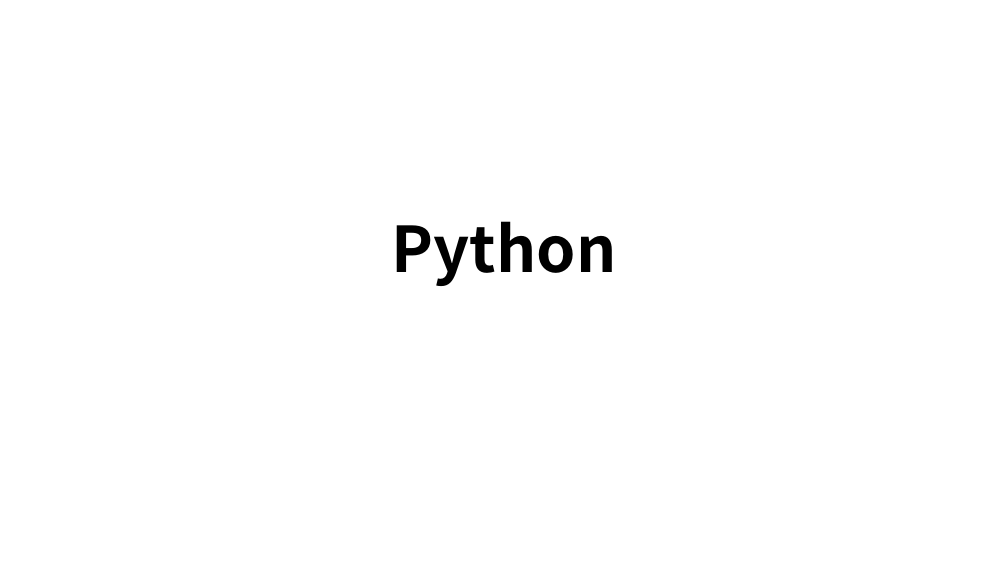
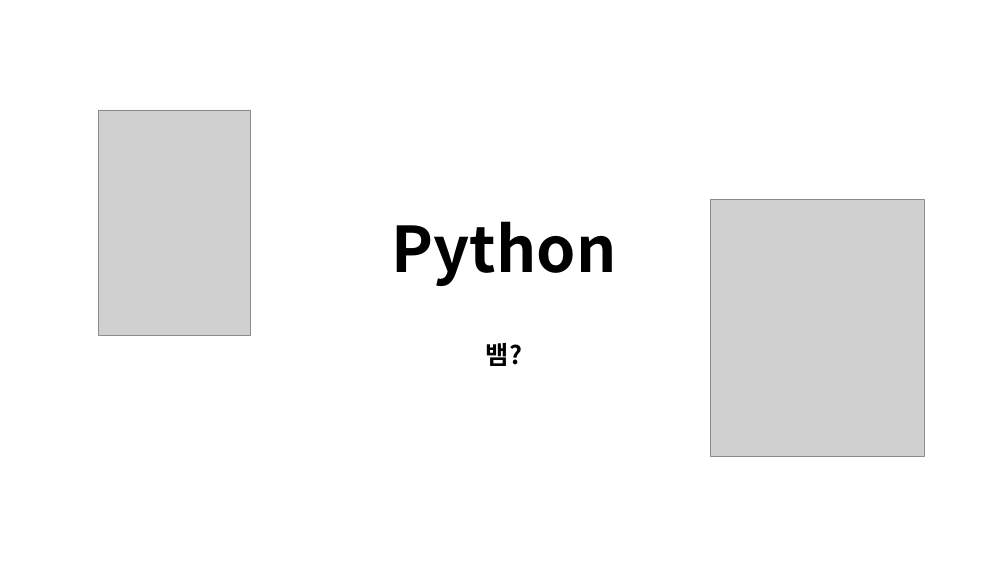
Before and after one commit to lolsaless/Python, a slide deck: slide 10 of 프롬프트 실습.pptx (slide 4 before the commit). Drawn at 1008x567 pixels with LibreOffice and Linux fonts; fonts in the diff are those of the drawing; grey boxes stand for pictures. Boxes give left, top, right and bottom in pixels: in the first picture for what was removed or moved away, otherwise in the second. Text is boxed around its words. In the diff, an @@ line names an element or a change of style, - is before the commit and + after.

```diff
--- a/프롬프트 실습.pptx
+++ b/프롬프트 실습.pptx
@@ picture added at (x1=98, y1=110, x2=251, y2=335) @@
@@ picture added at (x1=710, y1=200, x2=924, y2=457) @@
@@ subtitle added at (x1=486, y1=343, x2=522, y2=366), 24 pt, text #000000, bold @@
+뱀?
```
Also in this commit, not shown: 21 other slides changed, 19 slides added, 2 slides removed.
